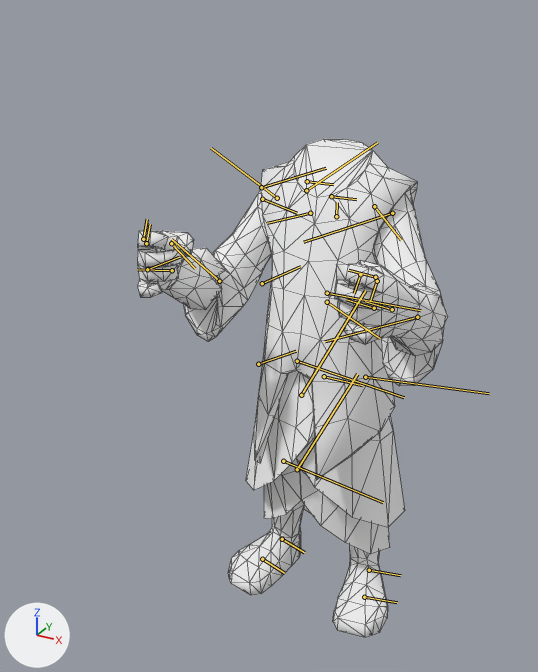
A saved change to the glTF model assets/heroes/rubick/models/hero.glb.
Rendered twice from a 50 mm camera at (2.78, -6.56, 6.02) aimed at (-0.5, -0.6, 3.04). Lighting does not change. The marker at lower left points along +X, +Y and +Z. The older version comes first. The bones that change, and the others that lie on the model, are drawn over the model as lines. Mesh edges are drawn as thin lines.

Objects in the first picture: 'rubick.001'.
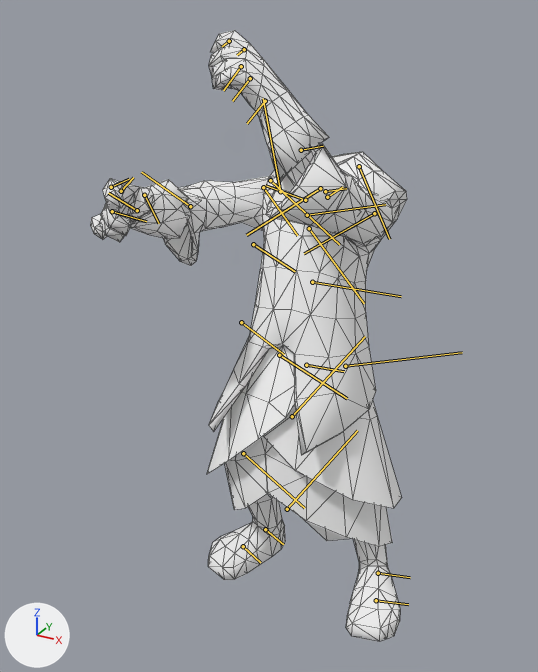
The newer file adds an action. The first version stands in its rest pose; the second is drawn at frame 4 of the action 'harlequin_attack_workshop'.

Location of each change, [x1, y1, x2, y2] in pixels of the pictures (538 x 672 px):
```json
{"object": "rubick.001", "change": "posed", "before": [137, 139, 448, 637], "after": [90, 30, 407, 642], "on screen": "23% taller"}
{"bone": "Root_0", "before": "(324, 376) to (362, 385)", "after": "(306, 365) to (344, 371)"}
{"bone": "Spine_0", "before": "(327, 293) to (420, 310)", "after": "(312, 282) to (401, 296)"}
{"bone": "Spine_3", "before": "(331, 196) to (356, 199)", "after": "(325, 191) to (346, 188)"}
{"bone": "clavicle_L", "before": "(336, 216) to (337, 202)", "after": "(327, 197) to (342, 187)"}
{"bone": "bicep_L", "before": "(392, 213) to (303, 242)", "after": "(374, 213) to (304, 253)"}
{"bone": "elbow_L", "before": "(417, 317) to (325, 341)", "after": "(320, 188) to (246, 235)"}
{"bone": "wrist_L", "before": "(392, 309) to (365, 301)", "after": "(265, 101) to (247, 123)"}
{"bone": "clavicle_R", "before": "(310, 213) to (267, 223)", "after": "(305, 200) to (265, 185)"}
{"bone": "bicep_R", "before": "(277, 198) to (211, 148)", "after": "(280, 191) to (263, 98)"}
{"bone": "elbow_R", "before": "(219, 281) to (171, 239)", "after": "(190, 206) to (141, 172)"}
{"bone": "wrist_R", "before": "(172, 270) to (137, 269)", "after": "(137, 210) to (108, 193)"}
{"bone": "thumb_0_R", "before": "(171, 243) to (195, 268)", "after": "(144, 195) to (159, 223)"}
{"bone": "ring_0_R", "before": "(147, 269) to (179, 257)", "after": "(112, 211) to (146, 221)"}
{"bone": "index_0_R", "before": "(146, 243) to (150, 224)", "after": "(121, 191) to (133, 177)"}
{"bone": "index_1_R", "before": "(143, 239) to (147, 219)", "after": "(111, 187) to (129, 179)"}
{"bone": "thigh_L", "before": "(365, 377) to (489, 393)", "after": "(345, 366) to (462, 352)"}
{"bone": "ankle_L", "before": "(369, 570) to (400, 575)", "after": "(378, 573) to (410, 577)"}
{"bone": "thigh_R", "before": "(297, 361) to (404, 397)", "after": "(279, 355) to (347, 398)"}
{"bone": "knee_R", "before": "(283, 461) to (383, 502)", "after": "(243, 453) to (304, 508)"}
{"bone": "ankle_R", "before": "(282, 539) to (304, 552)", "after": "(265, 529) to (283, 544)"}
```

Scene script edits in JSON lines:
```json
{"block": "bone_root_0", "where": "bone_root_0 = bpy.data.objects['rubick'].pose.bones['Root_0']"}
{"op": "set", "path": "bone_root_0.location", "old": "(0.0, 0.0, 0.0)", "new": "(-0.3, -0.34, -0.08)"}
{"op": "set", "path": "bone_root_0.rotation_quaternion", "old": "(1.0, 0.0, 0.0, 0.0)", "new": "(-0.994, -0.016, 0.097, -0.04)", "note": "degrees (0, 0, 0) -> degrees (1, -11, 4)"}
{"block": "bone_spine_0", "where": "bone_spine_0 = bpy.data.objects['rubick'].pose.bones['Spine_0']  # child of 'Root_0'"}
{"op": "set", "path": "bone_spine_0.rotation_quaternion", "old": "(1.0, 0.0, 0.0, 0.0)", "new": "(-0.999, -0.019, 0.028, -0.022)", "note": "degrees (0, 0, 0) -> degrees (2, -3, 2)"}
{"block": "bone_spine_3", "where": "bone_spine_3 = bpy.data.objects['rubick'].pose.bones['Spine_3']  # child of 'Spine_0'"}
{"op": "set", "path": "bone_spine_3.rotation_quaternion", "old": "(1.0, 0.0, 0.0, 0.0)", "new": "(0.977, -0.116, -0.148, -0.1)", "note": "degrees (0, 0, 0) -> degrees (-12, -18, -10)"}
{"block": "bone_clavicle_l", "where": "bone_clavicle_l = bpy.data.objects['rubick'].pose.bones['clavicle_L']  # child of 'Spine_3'"}
{"op": "set", "path": "bone_clavicle_l.rotation_quaternion", "old": "(1.0, 0.0, 0.0, 0.0)", "new": "(0.938, 0.278, 0.193, -0.069)", "note": "degrees (0, 0, 0) -> degrees (33, 24, -1)"}
{"block": "bone_bicep_l", "where": "bone_bicep_l = bpy.data.objects['rubick'].pose.bones['bicep_L']  # child of 'clavicle_L'"}
{"op": "set", "path": "bone_bicep_l.rotation_quaternion", "old": "(1.0, 0.0, 0.0, 0.0)", "new": "(0.715, 0.238, 0.644, -0.132)", "note": "degrees (0, 0, 0) -> degrees (72, 80, 41)"}
{"block": "bone_elbow_l", "where": "bone_elbow_l = bpy.data.objects['rubick'].pose.bones['elbow_L']  # child of 'bicep_L'"}
{"op": "set", "path": "bone_elbow_l.rotation_quaternion", "old": "(1.0, 0.0, 0.0, 0.0)", "new": "(0.961, 0.0, -0.277, 0.0)", "note": "degrees (0, 0, 0) -> degrees (0, -32, 0)"}
{"block": "bone_wrist_l", "where": "bone_wrist_l = bpy.data.objects['rubick'].pose.bones['wrist_L']  # child of 'elbow_L'"}
{"op": "set", "path": "bone_wrist_l.rotation_quaternion", "old": "(1.0, 0.0, 0.0, 0.0)", "new": "(0.964, 0.118, -0.174, -0.163)", "note": "degrees (0, 0, 0) -> degrees (17, -17, -22)"}
{"block": "bone_clavicle_r", "where": "bone_clavicle_r = bpy.data.objects['rubick'].pose.bones['clavicle_R']  # child of 'Spine_3'"}
{"op": "set", "path": "bone_clavicle_r.rotation_quaternion", "old": "(1.0, 0.0, 0.0, 0.0)", "new": "(-0.986, 0.02, 0.162, 0.017)", "note": "degrees (0, 0, 0) -> degrees (-2, -19, -2)"}
{"block": "bone_bicep_r", "where": "bone_bicep_r = bpy.data.objects['rubick'].pose.bones['bicep_R']  # child of 'clavicle_R'"}
{"op": "set", "path": "bone_bicep_r.rotation_quaternion", "old": "(1.0, 0.0, 0.0, 0.0)", "new": "(0.882, 0.401, 0.178, -0.17)", "note": "degrees (0, 0, 0) -> degrees (46, 27, -10)"}
{"block": "bone_elbow_r", "where": "bone_elbow_r = bpy.data.objects['rubick'].pose.bones['elbow_R']  # child of 'bicep_R'"}
{"op": "set", "path": "bone_elbow_r.rotation_quaternion", "old": "(1.0, 0.0, 0.0, 0.0)", "new": "(0.824, -0.385, -0.376, -0.176)", "note": "degrees (0, 0, 0) -> degrees (-50, -49, 0)"}
{"block": "bone_wrist_r", "where": "bone_wrist_r = bpy.data.objects['rubick'].pose.bones['wrist_R']  # child of 'elbow_R'"}
{"op": "set", "path": "bone_wrist_r.rotation_quaternion", "old": "(1.0, 0.0, 0.0, 0.0)", "new": "(0.94, 0.341, -0.021, 0.005)", "note": "degrees (0, 0, 0) -> degrees (40, -3, 0)"}
{"block": "bone_thumb_0_r", "where": "bone_thumb_0_r = bpy.data.objects['rubick'].pose.bones['thumb_0_R']  # child of 'wrist_R'"}
{"op": "set", "path": "bone_thumb_0_r.rotation_quaternion", "old": "(1.0, 0.0, 0.0, 0.0)", "new": "(-0.955, 0.018, -0.282, -0.089)", "note": "degrees (0, 0, 0) -> degrees (1, 33, 11)"}
{"block": "bone_ring_0_r", "where": "bone_ring_0_r = bpy.data.objects['rubick'].pose.bones['ring_0_R']  # child of 'wrist_R'"}
{"op": "set", "path": "bone_ring_0_r.rotation_quaternion", "old": "(1.0, 0.0, 0.0, 0.0)", "new": "(0.977, 0.05, 0.066, 0.194)", "note": "degrees (0, 0, 0) -> degrees (7, 6, 23)"}
{"block": "bone_index_0_r", "where": "bone_index_0_r = bpy.data.objects['rubick'].pose.bones['index_0_R']  # child of 'wrist_R'"}
{"op": "set", "path": "bone_index_0_r.rotation_quaternion", "old": "(1.0, 0.0, 0.0, 0.0)", "new": "(0.973, 0.08, -0.217, 0.023)", "note": "degrees (0, 0, 0) -> degrees (9, -25, 1)"}
{"block": "bone_index_1_r", "where": "bone_index_1_r = bpy.data.objects['rubick'].pose.bones['index_1_R']  # child of 'index_0_R'"}
{"op": "set", "path": "bone_index_1_r.rotation_quaternion", "old": "(1.0, 0.0, 0.0, 0.0)", "new": "(0.974, 0.173, 0.129, 0.07)", "note": "degrees (0, 0, 0) -> degrees (21, 13, 11)"}
{"block": "bone_thigh_l", "where": "bone_thigh_l = bpy.data.objects['rubick'].pose.bones['thigh_L']  # child of 'Root_0'"}
{"op": "set", "path": "bone_thigh_l.rotation_quaternion", "old": "(1.0, 0.0, 0.0, 0.0)", "new": "(0.994, -0.059, 0.006, 0.087)", "note": "degrees (0, 0, 0) -> degrees (-7, 1, 10)"}
{"block": "bone_ankle_l", "where": "bone_ankle_l = bpy.data.objects['rubick'].pose.bones['ankle_L']  # child of 'knee_L'"}
{"op": "set", "path": "bone_ankle_l.rotation_quaternion", "old": "(1.0, 0.0, 0.0, 0.0)", "new": "(0.989, -0.04, 0.108, -0.095)", "note": "degrees (0, 0, 0) -> degrees (-6, 12, -12)"}
{"block": "bone_thigh_r", "where": "bone_thigh_r = bpy.data.objects['rubick'].pose.bones['thigh_R']  # child of 'Root_0'"}
{"op": "set", "path": "bone_thigh_r.rotation_quaternion", "old": "(1.0, 0.0, 0.0, 0.0)", "new": "(-0.966, 0.244, 0.054, -0.069)", "note": "degrees (0, 0, 0) -> degrees (-29, -4, 9)"}
{"block": "bone_knee_r", "where": "bone_knee_r = bpy.data.objects['rubick'].pose.bones['knee_R']  # child of 'thigh_R'"}
{"op": "set", "path": "bone_knee_r.rotation_quaternion", "old": "(1.0, 0.0, 0.0, 0.0)", "new": "(0.975, 0.0, 0.22, 0.0)", "note": "degrees (0, 0, 0) -> degrees (0, 25, 0)"}
{"block": "bone_ankle_r", "where": "bone_ankle_r = bpy.data.objects['rubick'].pose.bones['ankle_R']  # child of 'knee_R'"}
{"op": "set", "path": "bone_ankle_r.rotation_quaternion", "old": "(1.0, 0.0, 0.0, 0.0)", "new": "(0.987, 0.069, -0.068, -0.13)", "note": "degrees (0, 0, 0) -> degrees (9, -7, -16)"}
```
